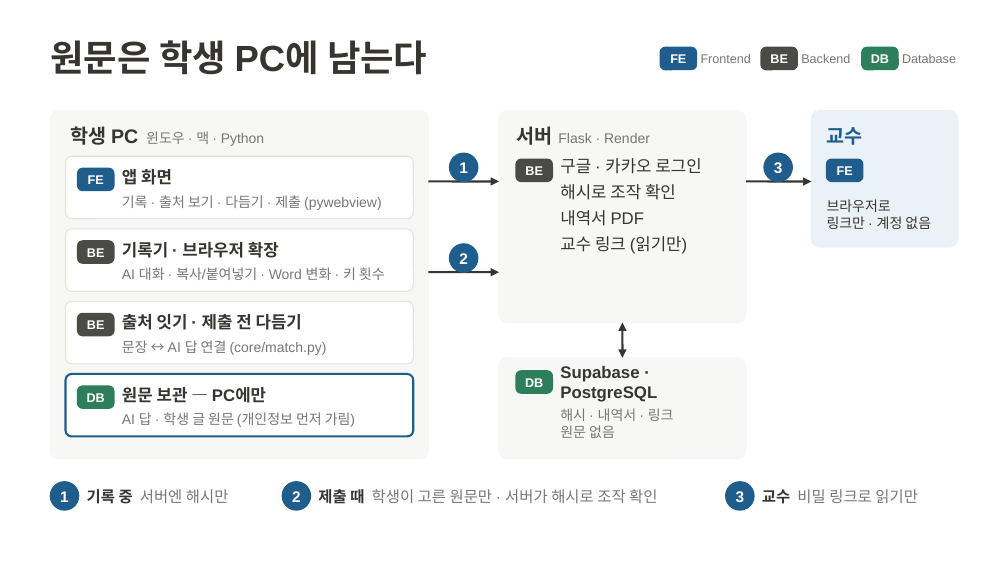
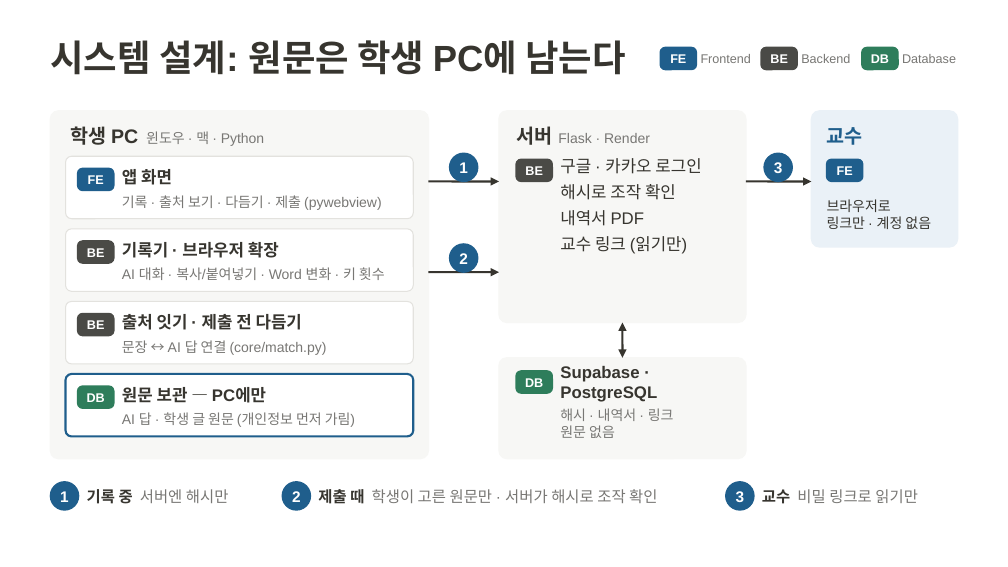
Before and after one commit to 20233014-KYH/trace, a slide deck: slide 4 of deck/중간발표_김용현.pptx. Drawn at 1008x567 pixels with LibreOffice and Linux fonts; fonts in the diff are those of the drawing. Boxes give left, top, right and bottom in pixels: in the first picture for what was removed or moved away, otherwise in the second. Text is boxed around its words. In the diff, an @@ line names an element or a change of style, - is before the commit and + after.

```diff
--- a/deck/중간발표_김용현.pptx
+++ b/deck/중간발표_김용현.pptx
@@ title at <box>50,40,625,75</box>: text changed @@
-원문은 학생 PC에 남는다
+시스템 설계: 원문은 학생 PC에 남는다
```
Also in this commit, not shown: 5 other slides changed, 1 other file.
